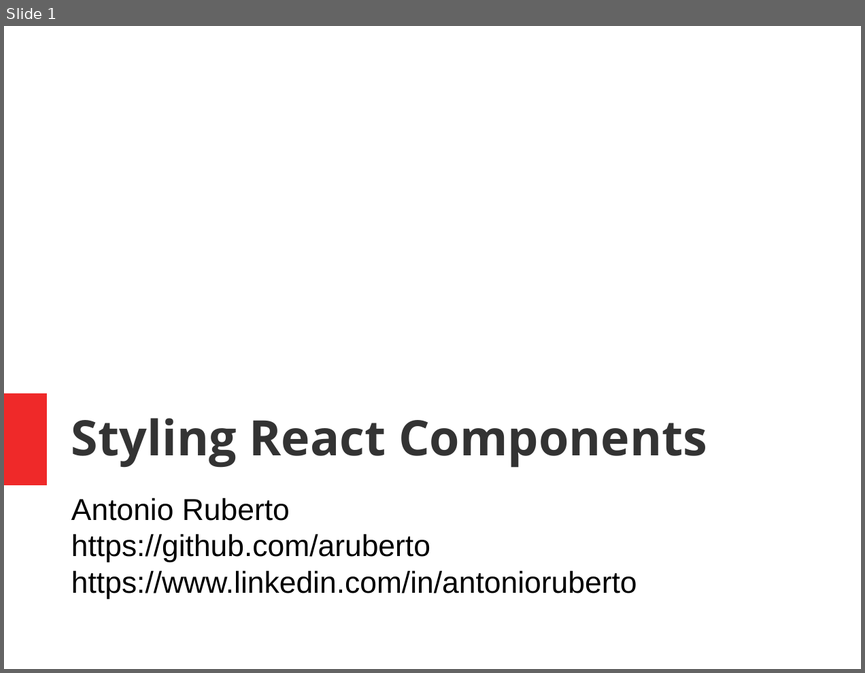
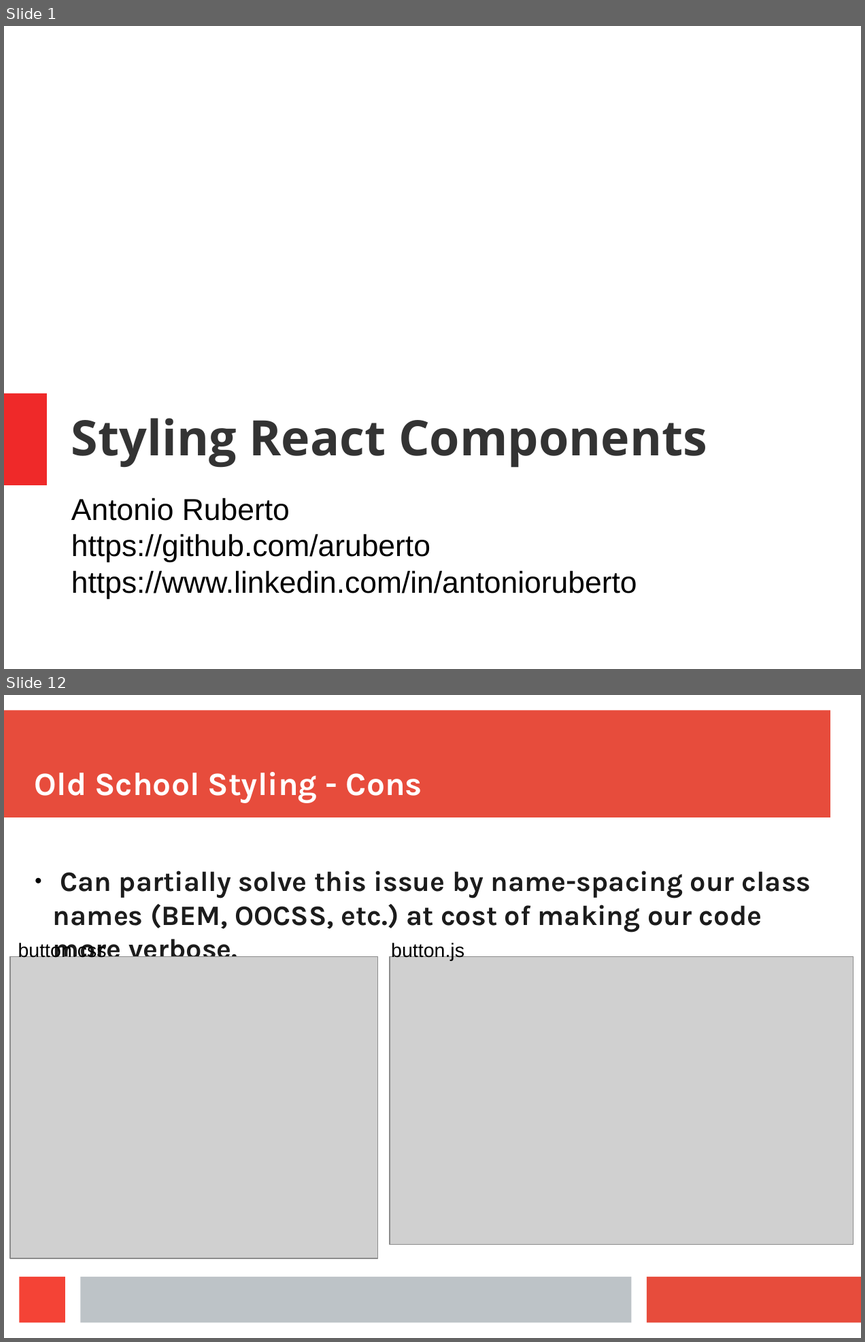
Before and after one commit to aruberto/styling-javascript-components, a slide deck: styling_react_components.odp. Shown one above the other, each under a label of ours: slide 1 before the commit, slides 1 and 12 after it; the slides between them are not shown. The pictures are 865x673 and 865x1342 pixels, drawn with LibreOffice and Linux fonts; fonts in the diff are those of the drawing; grey boxes stand for pictures. Boxes give left, top, right and bottom in pixels: in the first picture for what was removed or moved away, otherwise in the second. Text is boxed around its words. In the diff, an @@ line names an element or a change of style, - is before the commit and + after.

```diff
--- a/styling_react_components.odp
+++ b/styling_react_components.odp
@@ slide 12 added at <box>4,695,861,1338</box>, background #FFFFFF @@
@@ rectangle added at <box>4,711,830,818</box>, fill #E74C3C @@
@@ title added at <box>35,772,422,803</box>, 30.1 pt, text #FFFFFF, bold @@
+Old School Styling - Cons
@@ text added at <box>53,870,810,966</box>, 26 pt, text #1C1C1C, bold @@
+● Can partially solve this issue by name-spacing our class names (BEM, OOCSS, etc.) at cost of making our code more verbose.
@@ picture added at <box>10,957,378,1259</box> @@
@@ text added at <box>18,941,107,957</box>, 18 pt, text #000000 @@
+button.css
@@ picture added at <box>390,957,853,1244</box> @@
@@ text added at <box>391,943,464,960</box>, 18 pt, text #000000 @@
+button.js
@@ rectangle added at <box>20,1276,65,1323</box>, fill #F44336 @@
@@ rectangle added at <box>80,1276,632,1323</box>, fill #BDC3C7 @@
@@ rectangle added at <box>647,1276,861,1323</box>, fill #E74C3C @@
```
Also in this commit, not shown: 15 other slides added, 1 slide removed.
